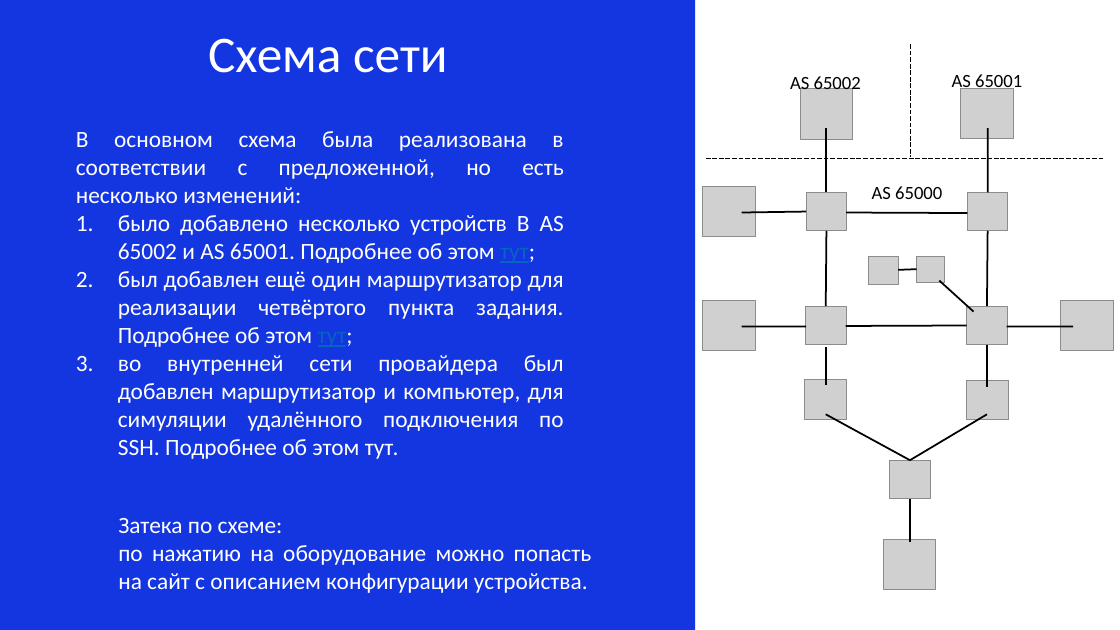
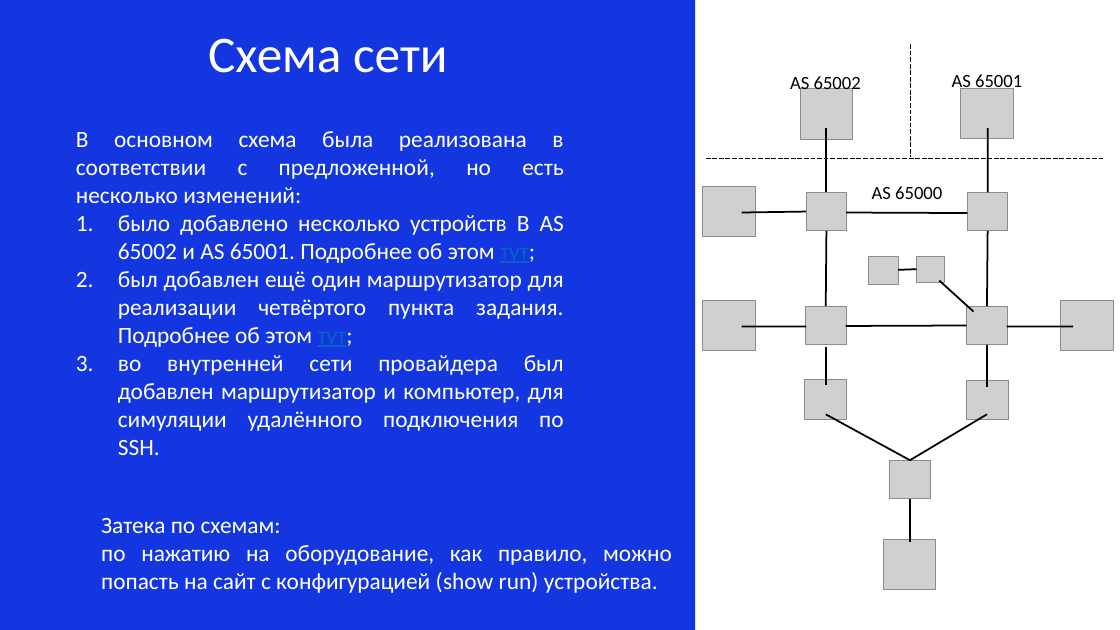
Before and after one commit to XEKAXA/DubnaTECH_SoloCrunch, a slide deck: slide 4 of Решение команды SoloCrunch.pptx. Drawn at 1120x630 pixels with LibreOffice and Linux fonts; fonts in the diff are those of the drawing; grey boxes stand for pictures. Boxes give left, top, right and bottom in pixels: in the first picture for what was removed or moved away, otherwise in the second. Text is boxed around its words. In the diff, an @@ line names an element or a change of style, - is before the commit and + after.

Commit message:
Обновил README.md, доделал презентацию. Сайт выглядит сыроватым, но я уже устал что-то

```diff
--- a/Решение команды SoloCrunch.pptx
+++ b/Решение команды SoloCrunch.pptx
@@ text at <box>118,355,564,431</box>: text changed @@
-3. во внутренней сети провайдера был добавлен маршрутизатор и компьютер, для симуляции удалённого подключения по SSH. Подробнее об этом тут.
+3. во внутренней сети провайдера был добавлен маршрутизатор и компьютер, для симуляции удалённого подключения по SSH.
@@ text at <box>101,518,672,593</box>: text changed @@
-Затека по схеме:
-по нажатию на оборудование можно попасть на сайт с описанием конфигурации устройства.
+Затека по схемам:
+по нажатию на оборудование, как правило, можно попасть на сайт с конфигурацией (show run) устройства.
```
Also in this commit, not shown: 4 other slides changed, 2 slides added, 1 slide removed, 12 other files.
